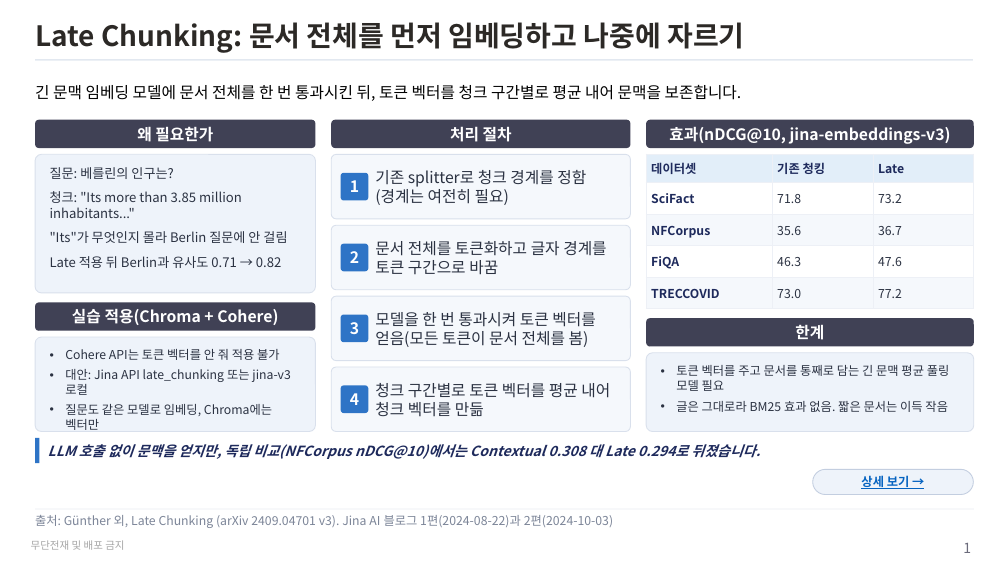
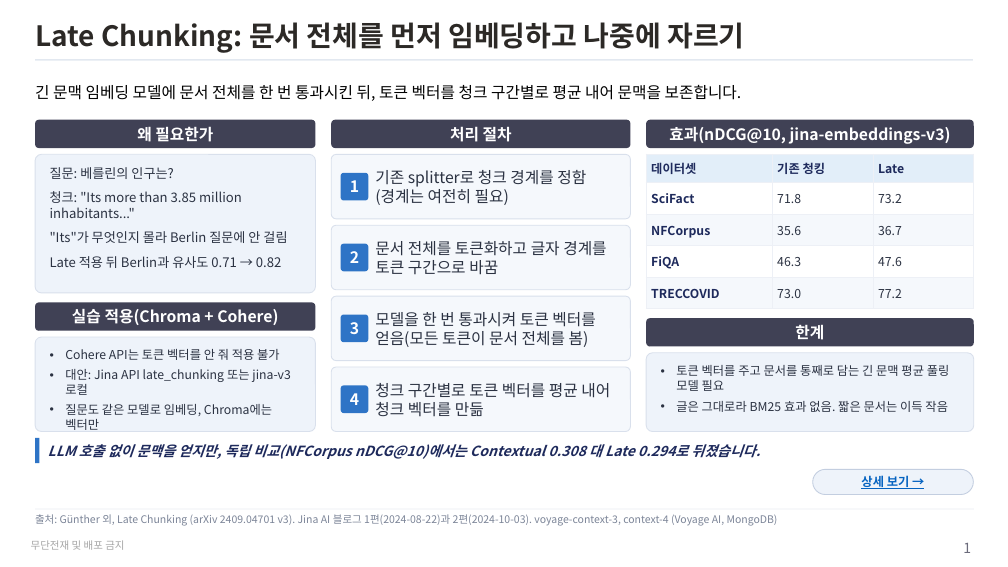
Before and after one commit to unicorn-campus/hybrid-ai, a slide deck: slide 1 of research/rag/late-chunking.pptx. Drawn at 1008x567 pixels with LibreOffice and Linux fonts; fonts in the diff are those of the drawing. Boxes give left, top, right and bottom in pixels: in the first picture for what was removed or moved away, otherwise in the second. Text is boxed around its words. In the diff, an @@ line names an element or a change of style, - is before the commit and + after.

```diff
--- a/research/rag/late-chunking.pptx
+++ b/research/rag/late-chunking.pptx
@@ text at <box>35,514,778,526</box>: text changed; size 14 to 12 pt @@
-출처: Günther 외, Late Chunking (arXiv 2409.04701 v3). Jina AI 블로그 1편(2024-08-22)과 2편(2024-10-03)
+출처: Günther 외, Late Chunking (arXiv 2409.04701 v3). Jina AI 블로그 1편(2024-08-22)과 2편(2024-10-03). voyage-context-3, context-4 (Voyage AI, MongoDB)
```
Also in this commit, not shown: 1 slide added, 8 other files.
